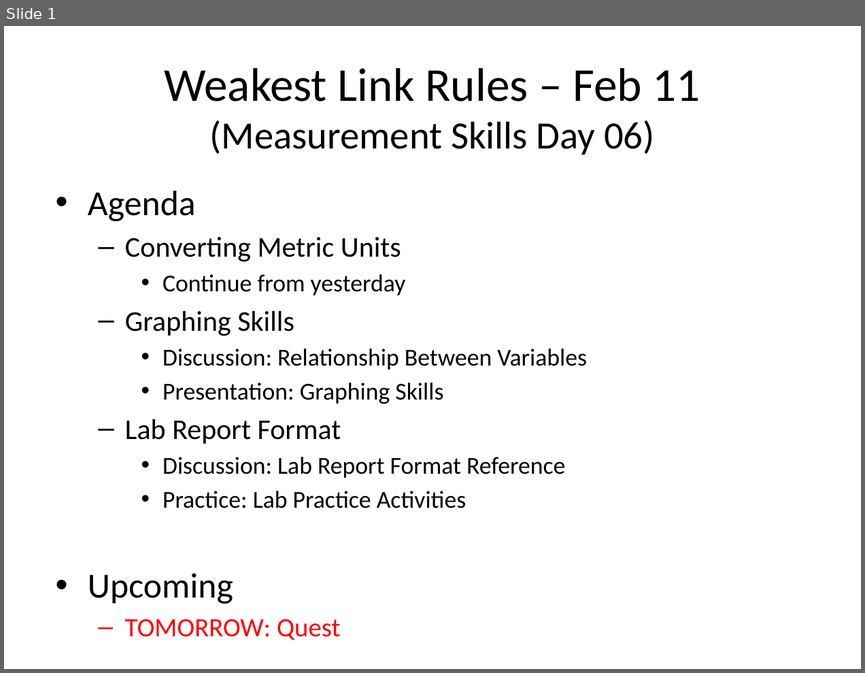
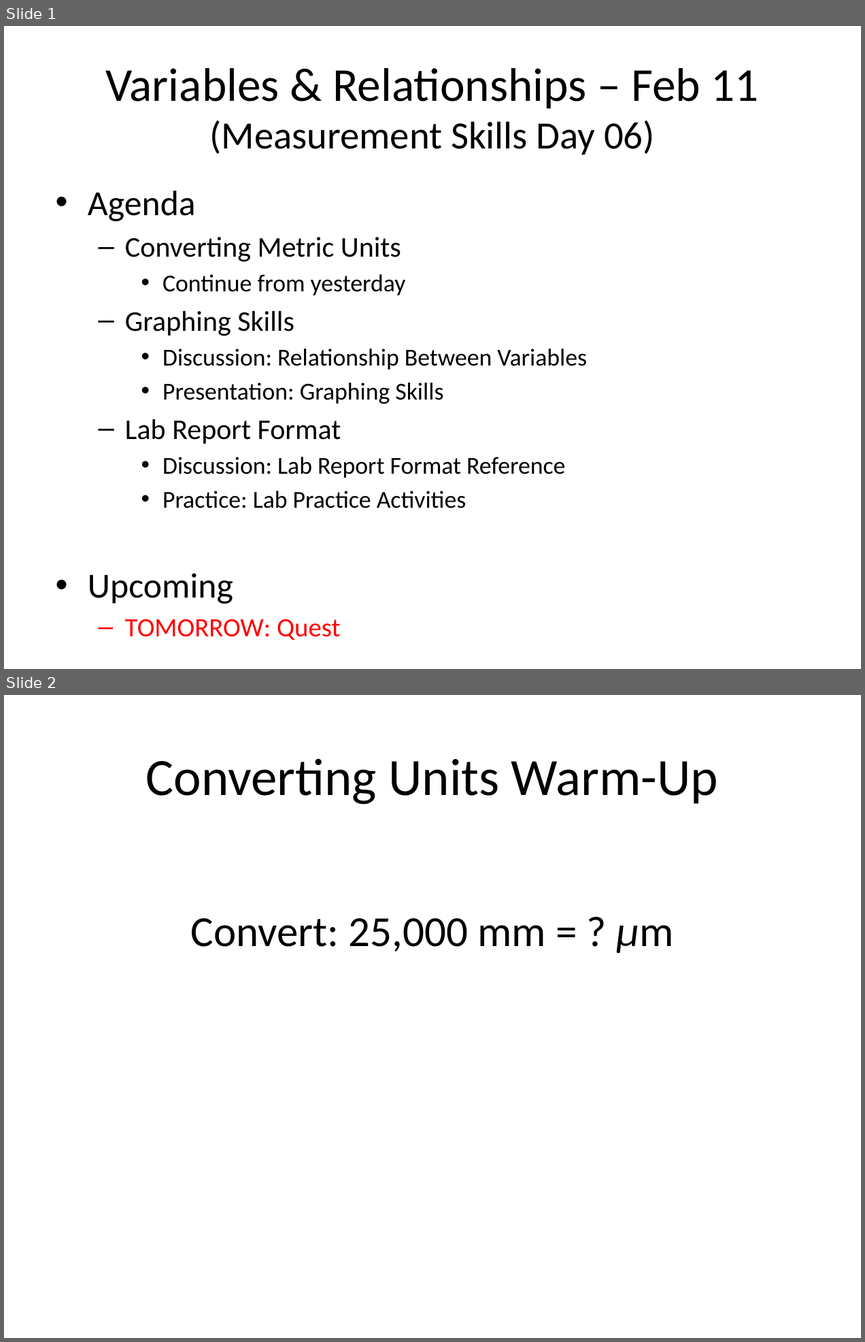
Before and after one commit to Greg5519/SPH3U0, a slide deck: Daily Agendas/Day02.2_VariablesAndRelationships.pptx. Shown one above the other, each under a label of ours: slide 1 before the commit, slides 1 and 2 after it. The pictures are 865x673 and 865x1342 pixels, drawn with LibreOffice and Linux fonts; fonts in the diff are those of the drawing. Boxes give left, top, right and bottom in pixels: in the first picture for what was removed or moved away, otherwise in the second. Text is boxed around its words. In the diff, an @@ line names an element or a change of style, - is before the commit and + after.

```diff
--- a/Daily Agendas/Day02.2_VariablesAndRelationships.pptx
+++ b/Daily Agendas/Day02.2_VariablesAndRelationships.pptx
@@ slide 2 added at box(4, 695, 861, 1338), background #FFFFFF @@
@@ title added at box(145, 758, 718, 804), 44 pt, text #000000 @@
+Converting Units Warm-Up
@@ text added at box(191, 918, 674, 953), 36 pt, text #000000 @@
+Convert: 25,000 mm = ? µm
@@ slide 1 changed as well @@
@@ title at box(105, 68, 759, 155): text changed; size 32.4 to 39.6 pt @@
-Weakest Link Rules – Feb 11
-(Measurement Skills Day 06)
+Variables & Relationships – Feb 11
+(Measurement Skills Day 06)
```
Also in this commit, not shown: 1 other slide added, 5 other files.
